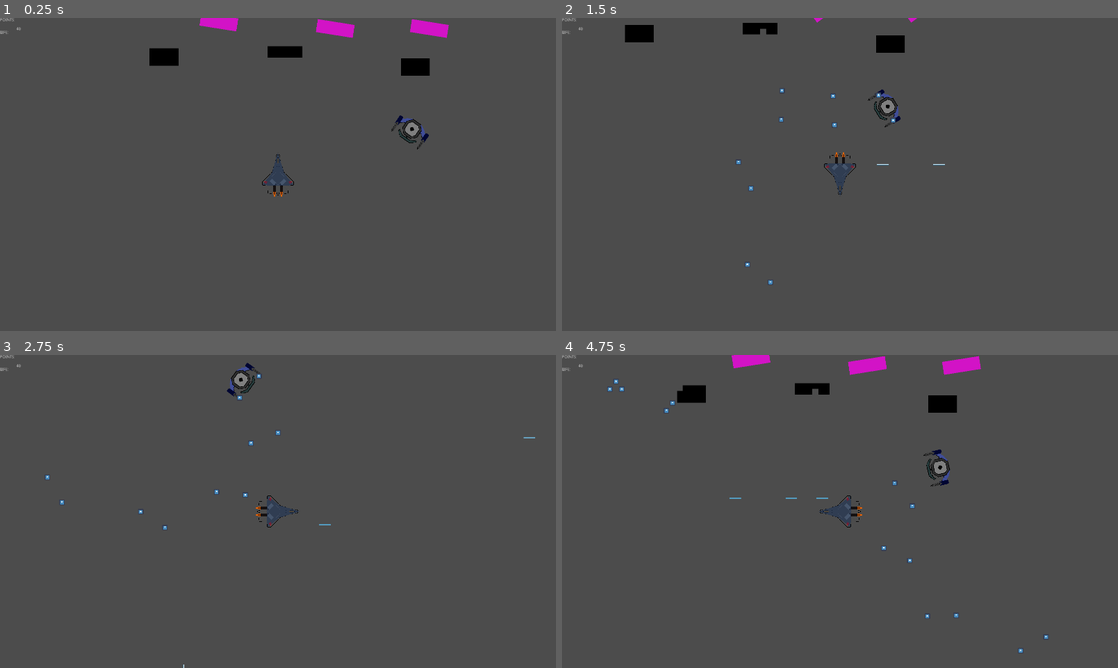
Above: before the commit, frames 1-4 (two rows, left to right).
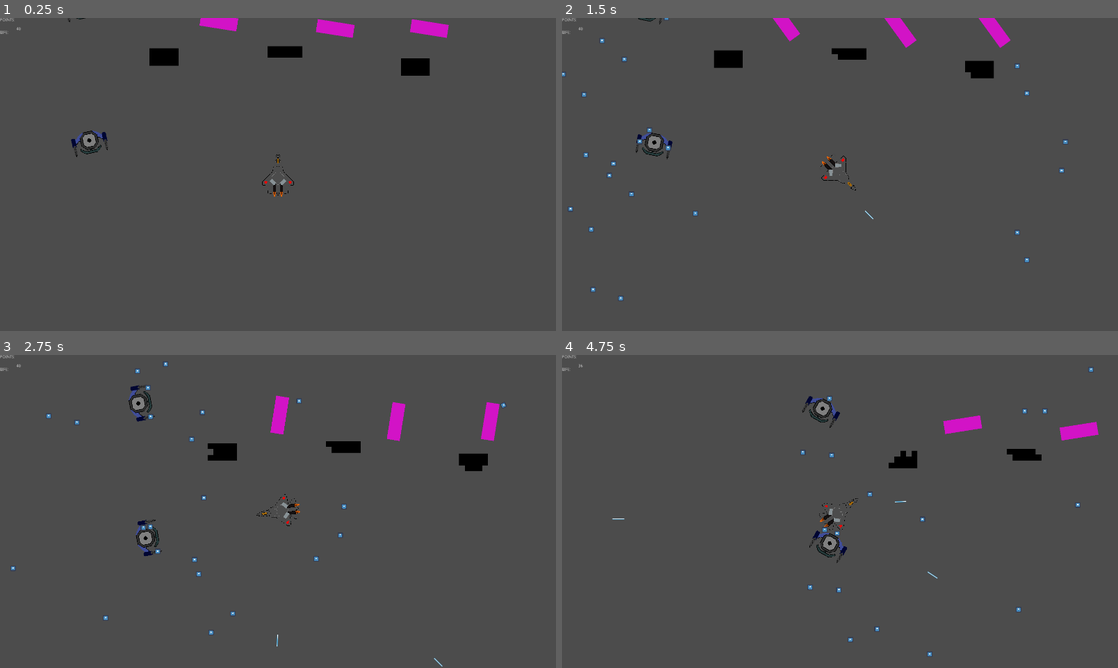
Above: after the commit, the same moments.

Repository: devGameJavali/Boar-Invaders
Game: Godot game, scene res://Scenario/Root.tscn
The game is run twice, just before and just after one commit, with the same random seed, the same clock (stepped at 60 frames per second) and the same inputs. The project has no main scene, so this scene is started directly. The engine's default icon, where the game draws it, is replaced by a stand-in: a white triangle on a blue panel in a dark square.
Inputs (mouse positions are in pixels of both pictures, inside the frame that each line leads up to):
- Up to frame 1 (0.25 s): no input
- Up to frame 2 (1.5 s): move the mouse to (962, 158) at 0.52 s; press the mouse at (962, 158) at 0.53 s; hold Right (ui_right) 0.53-1.28 s; right-click (962, 158) at 0.8 s; move the mouse to (728, 190) at 1.27 s; release the mouse at (728, 190) at 1.28 s; hold Down (ui_down) from 1.28 s (still down); right-click (728, 190) at 1.35 s
- Up to frame 3 (2.75 s): click (166, 527) at 1.55 s; move the mouse to (333, 442) at 2.02 s; release Down (ui_down) at 2.03 s; press the mouse at (333, 442) at 2.03 s; hold Right (ui_right) from 2.03 s (still down); right-click (333, 442) at 2.3 s
- Up to frame 4 (4.75 s): move the mouse to (812, 574) at 2.77 s; release Right (ui_right) at 2.78 s; release the mouse at (812, 574) at 2.78 s; hold Up (ui_up) 2.78-3.53 s; right-click (812, 574) at 2.85 s; click (812, 574) at 3.05 s; move the mouse to (1006, 558) at 3.52 s; press the mouse at (1006, 558) at 3.53 s; hold Left (ui_left) from 3.53 s (still down); right-click (1006, 558) at 3.8 s; move the mouse to (673, 464) at 4.27 s; release the mouse at (673, 464) at 4.28 s; right-click (673, 464) at 4.35 s; click (673, 464) at 4.55 s

The runs differ from the first frame. In frame 1, 0.8% of the frame differs, in the area x 12-78%, y 0-54%; in frame 2, 3.5%; in frame 3, 3.1%; in frame 4, 4.1%, in the area x 3-97%, y 0-97%.

Commit message:
Missiles and Inertia

Diff:
--- a/Classes/Enemyt.gd
+++ b/Classes/Enemyt.gd
@@ -3,6 +3,7 @@
 var bul = preload("res://Enemies/Invader/ene_bull.tscn")
 var id
 var root
+var life = 3
 func shoot(pos,father):
 	root = father
 	var shoot = bul.instance()
@@ -11,7 +12,11 @@
 	shoot.set_angle(rotation)
 func set_id(x,y):
 	id = Vector2(x,y)
-func die():
-	if name == "Invader":
+func damage():
+	life -= 1
+	if life < 1:
+		if name == "Invader":
 			$"..".idList[id.x][id.y] = 0
-	queue_free()
+		queue_free()
+		return true
+	return false
--- a/Enemies/Invader/Army.tscn
+++ b/Enemies/Invader/Army.tscn
@@ -2,6 +2,8 @@
 
 [ext_resource path="res://Enemies/Invader/Army.gd" type="Script" id=1]
 [ext_resource path="res://Enemies/Invader/troops.gd" type="Script" id=2]
+
+
 
 [node name="Army" type="Node2D"]
 script = ExtResource( 1 )
--- a/Enemies/Invader/Invader.gd
+++ b/Enemies/Invader/Invader.gd
@@ -2,6 +2,7 @@
 
 
 func _ready():
+	life = 1
 	root = "../../.."
 
 
--- a/Enemies/Invader/Invader.tscn
+++ b/Enemies/Invader/Invader.tscn
@@ -2,6 +2,7 @@
 
 [ext_resource path="res://Enemies/Invader/Invader.gd" type="Script" id=1]
 [ext_resource path="res://Enemies/Invader/ene_1.png" type="Texture" id=2]
+
 
 [sub_resource type="RectangleShape2D" id=1]
 extents = Vector2( 23.8612, 41.467 )
@@ -31,7 +32,6 @@
 [node name="CollisionShape2D" type="CollisionShape2D" parent="."]
 position = Vector2( -0.291992, -0.875965 )
 shape = SubResource( 1 )
-disabled = true
 
 [node name="cR" type="Position2D" parent="."]
 position = Vector2( 19.5017, -19.0261 )
--- a/Enemies/Invader/ene_bull.gd
+++ b/Enemies/Invader/ene_bull.gd
@@ -6,6 +6,7 @@
 	var hentai
 	hentai = move_and_collide(velocity*delta)
 	if(hentai):
+		print(hentai.collider.name)
 		if hentai.collider.is_in_group("bullet") :
 			queue_free()
 		elif hentai.collider.is_in_group("block"):
@@ -17,8 +18,7 @@
 			velocity = velocity.bounce(hentai.normal)
 			rotation_degrees = rad2deg(velocity.angle())+90
 		elif hentai.collider.is_in_group("player"):
-			print("hit")
-			#$"../Interface/VSplitContainer/life"._update(-1)
+			$"../Interface/VSplitContainer/life"._update(-1)
 			queue_free()
 
 
--- a/Enemies/Invader/ene_bull.tscn
+++ b/Enemies/Invader/ene_bull.tscn
@@ -4,22 +4,22 @@
 [ext_resource path="res://icon.png" type="Texture" id=2]
 
 [sub_resource type="RectangleShape2D" id=1]
-extents = Vector2( 32, 32 )
+extents = Vector2( 33.3333, 33.3333 )
 
 [node name="ene_bull" type="KinematicBody2D" groups=[
 "bullet",
 ]]
 scale = Vector2( 0.3, 0.3 )
-collision_layer = 2
-collision_mask = 2
+collision_layer = 3
+collision_mask = 3
 script = ExtResource( 1 )
 
 [node name="Sprite" type="Sprite" parent="."]
 texture = ExtResource( 2 )
 
+[node name="VisibilityNotifier2D" type="VisibilityNotifier2D" parent="."]
+
 [node name="CollisionShape2D" type="CollisionShape2D" parent="."]
 shape = SubResource( 1 )
 
-[node name="VisibilityNotifier2D" type="VisibilityNotifier2D" parent="."]
-
 [connection signal="screen_exited" from="VisibilityNotifier2D" to="." method="_on_VisibilityNotifier2D_screen_exited"]
--- a/Enemies/Invader/troops.gd
+++ b/Enemies/Invader/troops.gd
@@ -1,7 +1,7 @@
 extends Node2D
 
 var ship = preload("res://Enemies/Invader/Invader.tscn")
-var size = Vector2(4,2)
+var size = Vector2(7,1)
 var idList:Array = []
 func _ready():
 	spawn_squad()
--- a/Enemies/Main/Enemy.gd
+++ b/Enemies/Main/Enemy.gd
@@ -28,7 +28,6 @@
 	if body.is_in_group("bullet"):
 		body.queue_free()
 		$"..".numE -=1
-		print($"..")
 		queue_free()
 		$"..".points += 1
 	pass # Replace with function body.
--- /dev/null
+++ b/Enemies/MissileBatery(3)/Missile.tscn
@@ -0,0 +1,22 @@
+[gd_scene load_steps=4 format=2]
+
+[ext_resource path="res://Ship/Missile.gd" type="Script" id=1]
+[ext_resource path="res://Enemies/MissileBatery(3)/Sem título.png" type="Texture" id=2]
+
+[sub_resource type="RectangleShape2D" id=1]
+extents = Vector2( 10, 20 )
+
+[node name="Missile" type="Area2D"]
+script = ExtResource( 1 )
+
+[node name="Sprite" type="Sprite" parent="." groups=[
+"bullet",
+]]
+rotation = 1.5708
+texture = ExtResource( 2 )
+
+[node name="CollisionShape2D" type="CollisionShape2D" parent="."]
+rotation = 1.5708
+shape = SubResource( 1 )
+
+[connection signal="body_entered" from="." to="." method="_on_Missile_body_entered"]
--- /dev/null
+++ b/Enemies/MissileBatery(3)/MissileBat.gd
@@ -0,0 +1,14 @@
+extends StaticBody2D
+var life = 3
+var missile = preload("res://Enemies/MissileBatery(3)/Missile.tscn")
+func damage():
+	life -= 1
+	if life < 1:
+		queue_free()
+		return true
+	return false
+func _on_shooter_timeout():
+	var rocket = missile.instance()
+	get_node("..").add_child(rocket)
+	rocket.start(get_global_transform(),$"../Ship")
+	pass # Replace with function body."."
--- /dev/null
+++ b/Enemies/MissileBatery(3)/MissileBat.tscn
@@ -0,0 +1,26 @@
+[gd_scene load_steps=4 format=2]
+
+[ext_resource path="res://Enemies/MissileBatery(3)/MissileBat.gd" type="Script" id=1]
+[ext_resource path="res://Enemies/MissileBatery(3)/(3)missile_bat.png" type="Texture" id=2]
+
+[sub_resource type="RectangleShape2D" id=1]
+extents = Vector2( 34, 30 )
+
+[node name="MissileBat" type="StaticBody2D" groups=[
+"enemy",
+]]
+script = ExtResource( 1 )
+
+[node name="Sprite" type="Sprite" parent="."]
+rotation = 3.14159
+scale = Vector2( 1.5, 1.5 )
+texture = ExtResource( 2 )
+
+[node name="shooter" type="Timer" parent="."]
+wait_time = 2.0
+autostart = true
+
+[node name="CollisionShape2D" type="CollisionShape2D" parent="."]
+shape = SubResource( 1 )
+
+[connection signal="timeout" from="shooter" to="." method="_on_shooter_timeout"]
--- a/Enemies/double/Double.gd
+++ b/Enemies/double/Double.gd
@@ -15,9 +15,6 @@
 
 
 func _on_Tween_tween_completed(object, key):
-	print(rotation_degrees)
-	print(rotation_degrees+sttRot)
-	print(90+int(sttRot))
 	if int(rotation_degrees) ==90+int(sttRot):
 		$Tween.interpolate_property(self,"rotation_degrees",rotation_degrees,rotation_degrees-180,2.0,Tween.TRANS_LINEAR,Tween.EASE_IN_OUT)
 		$Tween.start()
--- a/Enemies/double/Double.tscn
+++ b/Enemies/double/Double.tscn
@@ -9,7 +9,9 @@
 [sub_resource type="RectangleShape2D" id=2]
 extents = Vector2( 18.2718, 2.91171 )
 
-[node name="Double" type="StaticBody2D"]
+[node name="Double" type="StaticBody2D" groups=[
+"enemy",
+]]
 position = Vector2( 625, 450 )
 scale = Vector2( 2, 2 )
 collision_layer = 196608
--- a/Scenario/ColorPicker.gd
+++ b/Scenario/ColorPicker.gd
@@ -1,6 +1,4 @@
 extends ColorPicker
-func _ready():
-	print(Root.col)
 
 
 func _on_ColorPicker_color_changed(color):
--- a/Scenario/Root.tscn
+++ b/Scenario/Root.tscn
@@ -8,6 +8,7 @@
 [ext_resource path="res://Scenario/points.gd" type="Script" id=6]
 [ext_resource path="res://Scenario/life.gd" type="Script" id=7]
 [ext_resource path="res://Enemies/double/Double.tscn" type="PackedScene" id=8]
+[ext_resource path="res://Enemies/MissileBatery(3)/MissileBat.tscn" type="PackedScene" id=9]
 
 [node name="Root" type="Node2D"]
 script = ExtResource( 1 )
@@ -19,6 +20,7 @@
 
 [node name="Army" parent="." instance=ExtResource( 3 )]
 editor/display_folded = true
+position = Vector2( 800, 25 )
 
 [node name="Scenario" type="Node2D" parent="."]
 position = Vector2( 56.2011, 200 )
@@ -83,8 +85,34 @@
 script = ExtResource( 7 )
 
 [node name="Double" parent="." instance=ExtResource( 8 )]
-position = Vector2( 1083.26, 1275 )
-rotation = 0.20944
+position = Vector2( 1900, 400 )
+rotation = 0.785398
+
+[node name="Double2" parent="." instance=ExtResource( 8 )]
+position = Vector2( 1925, 850 )
+rotation = 0.785398
+
+[node name="Double3" parent="." instance=ExtResource( 8 )]
+position = Vector2( 1925, 1425 )
+rotation = 0.785398
+
+[node name="Double4" parent="." instance=ExtResource( 8 )]
+position = Vector2( -24.9999, 1315.01 )
+rotation = 5.67232
+
+[node name="Double5" parent="." instance=ExtResource( 8 )]
+position = Vector2( -50.0001, 850 )
+rotation = 5.67232
+
+[node name="Double6" parent="." instance=ExtResource( 8 )]
+position = Vector2( -150, 175 )
+rotation = 5.67232
+
+[node name="MissileBat" parent="." instance=ExtResource( 9 )]
+position = Vector2( 356.321, -1350 )
+
+[node name="MissileBat2" parent="." instance=ExtResource( 9 )]
+position = Vector2( 1156.32, -1350 )
 
 
 [editable path="Army"]
--- /dev/null
+++ b/Scenario/Tests.tscn
@@ -0,0 +1,8 @@
+[gd_scene load_steps=2 format=2]
+
+[ext_resource path="res://Ship/Ship.tscn" type="PackedScene" id=1]
+
+[node name="Tests" type="Node2D"]
+
+[node name="Ship" parent="." instance=ExtResource( 1 )]
+position = Vector2( 1525, 1400 )
--- a/Ship/Bullet/Bomb.tscn
+++ /dev/null
@@ -1,7 +0,0 @@
-[gd_scene format=2]
-
-[node name="Node2D" type="Area2D"]
-
-[node name="Sprite" type="Sprite" parent="."]
-
-[node name="CollisionShape2D" type="CollisionShape2D" parent="."]
--- a/Ship/Bullet/LaserBullet.gd
+++ b/Ship/Bullet/LaserBullet.gd
@@ -17,8 +17,8 @@
 			velocity = velocity.bounce(hentai.normal)
 			rotation_degrees = rad2deg(velocity.angle())+90
 		elif hentai.collider.is_in_group("enemy"):
-			hentai.collider.die()
-			$"../Interface/VSplitContainer/points"._update(1)
+			if hentai.collider.damage()== true:
+				$"../Interface/VSplitContainer/points"._update(1)
 			queue_free()
 
 func _on_VisibilityNotifier2D_screen_exited():
--- /dev/null
+++ b/Ship/Missile.gd
@@ -0,0 +1,33 @@
+extends Area2D
+
+export var speed = 350
+export var steer_force = 35.0
+
+var velocity = Vector2.ZERO
+var acceleration = Vector2.ZERO
+var target
+
+func start(_transform,_target):
+	global_transform = _transform
+	velocity = transform.x * speed
+	target = _target
+
+func _physics_process(delta):
+	acceleration += _target()
+	velocity += acceleration * delta
+	velocity = velocity.clamped(speed)
+	rotation = velocity.angle()
+	position += velocity * delta
+
+func _target():
+	var steer = Vector2.ZERO
+	if target:
+		var path = (target.position-position).normalized()*speed
+		steer = (path-velocity).normalized()*steer_force
+	return steer
+
+func _on_Missile_body_entered(body):
+	if body.is_in_group("player"):
+		$"../Interface/VSplitContainer/life"._update(-5)
+		queue_free()
+	pass # Replace with function body.
--- a/Ship/Ship.gd
+++ b/Ship/Ship.gd
@@ -4,57 +4,78 @@
 var can_shoot:bool = true
 
 var bullet = preload("res://Ship/Bullet/LaserBullet.tscn")
+var missile = preload("res://Enemies/MissileBatery(3)/Missile.tscn")
 func _ready():
 	if Root.col != null:
 		get_color()
 	print(anim)
 const SPEED:int = 400
+const ACEL = 25
+const REST = 5
 var velocity:Vector2
+
 func _physics_process(delta):
-	velocity = Vector2(0,0)
+	#velocity = Vector2(0,0)
 	if Input.is_action_pressed("ui_right"):
-		if Input.is_action_pressed("ui_up"):
-			rotation_degrees = anim.FORWARDRIGHT
-			velocity = Vector2(SPEED,-SPEED)
-		elif Input.is_action_pressed("ui_down"):
-			velocity = Vector2(SPEED,SPEED)
-			rotation_degrees = anim.BACKWARDRIGHT
+		rotation_degrees+=3
+	elif Input.is_action_pressed("ui_left"):
+		rotation_degrees-=3
+	if Input.is_action_pressed("ui_up"):
+		velocity += (Vector2(100,0).rotated(deg2rad(rotation_degrees-90)).normalized())*8
+	elif Input.is_action_pressed("ui_down"):
+		velocity -= (Vector2(100,0).rotated(deg2rad(rotation_degrees-90)).normalized())*8
+	else:
+		velocity.y = inertia(velocity.y)
+		velocity.x = inertia(velocity.x)
+		#velocity -=(Vector2(10,0).rotated(deg2rad(rotation_degrees-90)).clamped(SPEED))/2
+		#ativação de inércia
+		#velocity.y = inertia(velocity.y)
+	velocity = velocity.clamped(SPEED)
+	move_and_slide(velocity)
+	#rotation_degrees = (rad2deg(velocity.angle())+90)
+
+
+func inertia(vel):
+	if vel>0:
+		if vel>25:
+			vel -= REST
 		else:
-			velocity = Vector2(SPEED,0)
-			rotation_degrees = anim.RIGHT
-	elif Input.is_action_pressed("ui_left"):
-		if Input.is_action_pressed("ui_up"):
-			rotation_degrees = anim.FORWARDLEFT
-			velocity = Vector2(-SPEED,-SPEED)
-		elif Input.is_action_pressed("ui_down"):
-			velocity = Vector2(-SPEED,SPEED)
-			rotation_degrees = anim.BACKWARDLEFT
+			vel = 0
+	elif vel<0:
+		if vel<-25:
+			vel += REST
 		else:
-			velocity = Vector2(-SPEED,0)
-			rotation_degrees = anim.LEFT
-	elif Input.is_action_pressed("ui_up"):
-		velocity = Vector2(0,-SPEED)
-		rotation_degrees = anim.FORWARD
-	elif Input.is_action_pressed("ui_down"):
-		velocity = Vector2(0,SPEED)
-		rotation_degrees = anim.BACKWARD
-	else:
-		rotation_degrees = anim.IDLE
-	if abs(velocity.x)-abs(velocity.y)==0:
-		velocity *=0.6
-	move_and_slide(velocity)
+				vel = 0
+	return vel
+#func start(_transform,_target):
+#	global_transform = _transform
+#	velocity = transform.x * speed
+#	target = _target
+#
+#func _physics_process(delta):
+#	acceleration += _target()
+#	velocity += acceleration * delta
+#	velocity = velocity.clamped(speed)
+#	rotation = velocity.angle()
+#	position += velocity * delta
+
 
 func _input(event):
-	if event is InputEventMouseButton and can_shoot == true and $"..".name != "Container":
-		var shoot = bullet.instance()
-		get_node("..").add_child(shoot)
-		shoot.position = $weR.get_global_transform()[2]
-		shoot.rotation = rotation
-		shoot.set_angle(rotation)
-		can_shoot = false
-		$shoot.start()
+	if $"..".name != "Container":
+		if event is InputEventMouseButton and can_shoot == true:
+			if event.is_action_pressed("mouseL"):
+				shoot($weL.get_global_transform()[2])
+			if event.is_action_pressed("mouseR"):
+				shoot($weR.get_global_transform()[2])
 
-
+func shoot(pos):
+	var shoot = bullet.instance()
+	get_node("..").add_child(shoot)
+	shoot.position = pos
+	shoot.rotation = rotation
+	shoot.set_angle(rotation)
+	can_shoot = false
+	$shoot.start()
 func _on_shoot_timeout():
 	can_shoot=true
 	pass # Replace with function body.
--- a/Ship/Ship.tscn
+++ b/Ship/Ship.tscn
@@ -19,10 +19,10 @@
 current = true
 
 [node name="weL" type="Position2D" parent="."]
-position = Vector2( -27.5274, 7.54453 )
+position = Vector2( -16, -36 )
 
 [node name="weR" type="Position2D" parent="."]
-position = Vector2( 30, 7.74844 )
+position = Vector2( 18, -36 )
 
 [node name="sprites" type="Node2D" parent="."]
 scale = Vector2( 0.6, 0.6 )
@@ -33,8 +33,9 @@
 [node name="Body" type="Sprite" parent="sprites"]
 texture = ExtResource( 3 )
 
-[node name="CollisionShape2D" type="Polygon2D" parent="."]
-color = Color( 0.133333, 0.207843, 0.337255, 0.647059 )
+[node name="CollisionShape2D" type="CollisionPolygon2D" parent="." groups=[
+"player",
+]]
 polygon = PoolVector2Array( -0.266251, -50.4056, -14, -4, -36, 24, -12, 26, 14, 26, 36, 24, 14, -4 )
 
 [connection signal="timeout" from="shoot" to="." method="_on_shoot_timeout"]
--- a/project.godot
+++ b/project.godot
@@ -92,6 +92,16 @@
 "events": [ Object(InputEventMouseButton,"resource_local_to_scene":false,"resource_name":"","device":0,"alt":false,"shi …(212 unchanged characters)…
  ]
 }
+mouseR={
+"deadzone": 0.5,
+"events": [ Object(InputEventMouseButton,"resource_local_to_scene":false,"resource_name":"","device":0,"alt":false,"shift":false,"control":false,"meta":false,"command":false,"button_mask":0,"position":Vector2( 0, 0 ),"global_position":Vector2( 0, 0 ),"factor":1.0,"button_index":2,"pressed":false,"doubleclick":false,"script":null)
+ ]
+}
+space={
+"deadzone": 0.5,
+"events": [ Object(InputEventKey,"resource_local_to_scene":false,"resource_name":"","device":0,"alt":false,"shift":false,"control":false,"meta":false,"command":false,"pressed":false,"scancode":32,"unicode":0,"echo":false,"script":null)
+ ]
+}
 
 [rendering]
 
Binary file added: Enemies/MissileBatery(3)/(3)missile.png
Not shown, added: Enemies/MissileBatery(3)/(3)missile.png.import
Binary file added: Enemies/MissileBatery(3)/(3)missile_bat.png
Not shown, added: Enemies/MissileBatery(3)/(3)missile_bat.png.import
Binary file added: Enemies/MissileBatery(3)/Sem título.png
Not shown, added: Enemies/MissileBatery(3)/Sem título.png.import
Not shown: 1 places in Scenario/Root.tscn that only renumber resources
